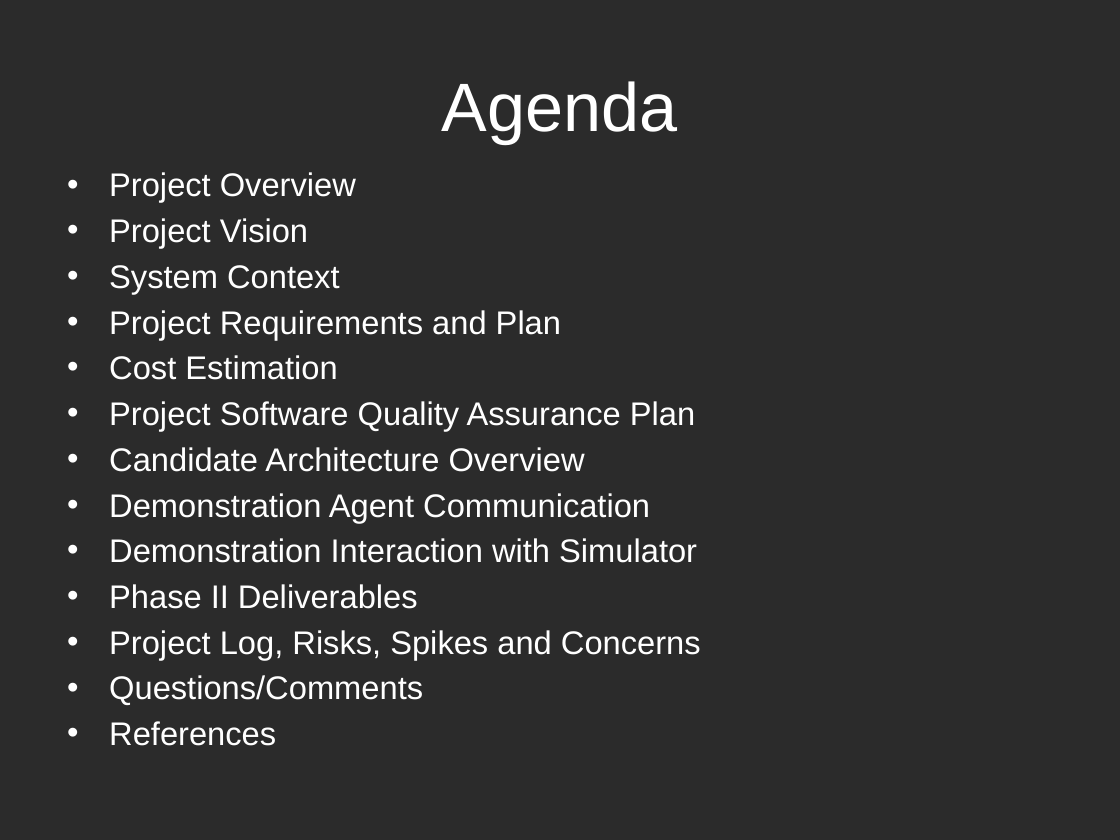
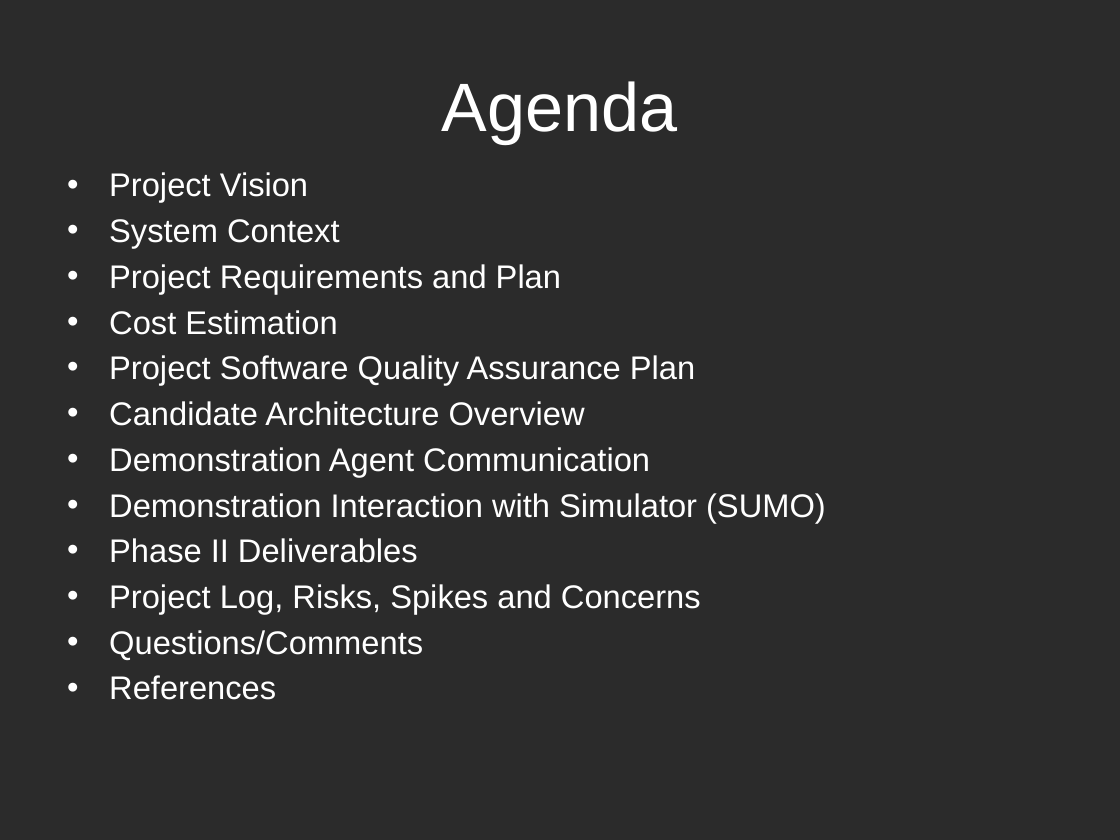
Before and after one commit to k0emt/macts, a slide deck: slide 2 of portfolio/PresentationInception.pptx. Drawn at 1120x840 pixels with LibreOffice and Linux fonts; fonts in the diff are those of the drawing; background and template pictures are left out; a plain dark background stands for a picture behind light text. Boxes give left, top, right and bottom in pixels: in the first picture for what was removed or moved away, otherwise in the second. Text is boxed around its words. In the diff, an @@ line names an element or a change of style, - is before the commit and + after.

Commit message:
updated for presentation 1

```diff
--- a/portfolio/PresentationInception.pptx
+++ b/portfolio/PresentationInception.pptx
@@ text at box(109, 172, 356, 202): paragraph removed @@
-• Project Overview
@@ text at box(109, 493, 826, 522): text changed @@
-• Demonstration Interaction with Simulator
+• Demonstration Interaction with Simulator (SUMO)
```
Also in this commit, not shown: 15 other slides changed, 4 slides added, 8 slides removed, 4 other files.
